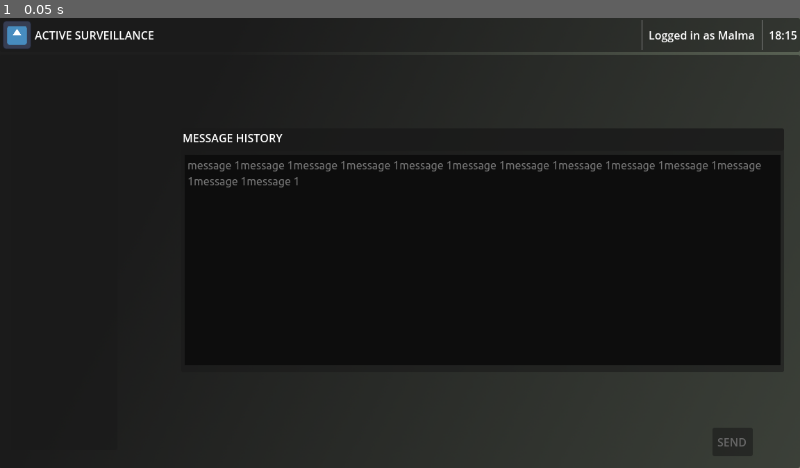
Above: before the commit, frame 1.
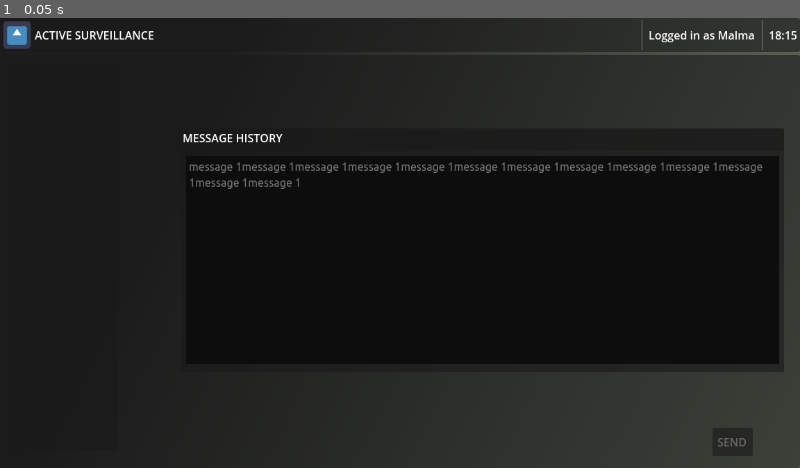
Above: after the commit, the same moment.

Repository: Mastoast/LDJam53
Game: Godot game, scene res://scenes/screen.tscn
Same seed, same stepped clock (60 frames per second), same inputs: the game is played once before the commit and once after it. The engine's default icon, where the game draws it, is replaced by a stand-in: a white triangle on a blue panel in a dark square.
Inputs:
- Up to frame 1 (0.05 s): no input

The runs differ from the first frame. In frame 1, 1.0% of the frame differs, in the area x 23-98%, y 31-78%.

Commit message:
hector_scene

Diff:
--- /dev/null
+++ b/scenes/screen_hector.tscn
@@ -0,0 +1,549 @@
+[gd_scene load_steps=7 format=3 uid="uid://hw6qawpbi8am"]
+
+[ext_resource type="Theme" uid="uid://lkbwdl03g4jg" path="res://themes/desktop.tres" id="1_h7qyw"]
+[ext_resource type="Texture2D" uid="uid://cqvmpp3h52nth" path="res://sprites/background.png" id="2_5fb65"]
+[ext_resource type="Texture2D" uid="uid://ddb0espyq3xlr" path="res://icon.svg" id="3_6wdp7"]
+
+[sub_resource type="Gradient" id="Gradient_cgybt"]
+offsets = PackedFloat32Array(0, 0.894977, 1)
+colors = PackedColorArray(0, 0, 0, 1, 0.203922, 0.203922, 0.203922, 0, 1, 1, 1, 0)
+
+[sub_resource type="GradientTexture1D" id="GradientTexture1D_vsxg5"]
+gradient = SubResource("Gradient_cgybt")
+
+[sub_resource type="LabelSettings" id="LabelSettings_wukiv"]
+font_size = 12
+font_color = Color(0.580392, 0.580392, 0.580392, 1)
+
+[node name="Control" type="Control"]
+layout_mode = 3
+anchors_preset = 0
+offset_right = 1152.0
+offset_bottom = 648.0
+theme = ExtResource("1_h7qyw")
+
+[node name="Background" type="Sprite2D" parent="."]
+position = Vector2(576, 324)
+texture = ExtResource("2_5fb65")
+
+[node name="Button" type="Button" parent="."]
+layout_mode = 1
+anchors_preset = -1
+offset_left = 1026.0
+offset_top = 590.0
+offset_right = 1084.0
+offset_bottom = 631.0
+grow_horizontal = 0
+text = "SEND"
+
+[node name="VBoxContainer" type="VBoxContainer" parent="."]
+layout_mode = 1
+anchors_preset = 15
+anchor_right = 1.0
+anchor_bottom = 1.0
+grow_horizontal = 2
+grow_vertical = 2
+
+[node name="head" type="Panel" parent="VBoxContainer"]
+layout_mode = 2
+size_flags_vertical = 3
+
+[node name="Sprite2D" type="Sprite2D" parent="VBoxContainer/head"]
+visible = false
+position = Vector2(576, 22)
+scale = Vector2(4.5, 44)
+texture = SubResource("GradientTexture1D_vsxg5")
+
+[node name="MarginContainer" type="MarginContainer" parent="VBoxContainer/head"]
+layout_mode = 1
+anchors_preset = 15
+anchor_right = 1.0
+anchor_bottom = 1.0
+grow_horizontal = 2
+grow_vertical = 2
+size_flags_horizontal = 3
+theme_override_constants/margin_left = 4
+theme_override_constants/margin_top = 4
+theme_override_constants/margin_right = 4
+theme_override_constants/margin_bottom = 4
+
+[node name="HBoxContainer" type="HBoxContainer" parent="VBoxContainer/head/MarginContainer"]
+layout_mode = 2
+theme_override_constants/separation = 5
+
+[node name="logo" type="TextureRect" parent="VBoxContainer/head/MarginContainer/HBoxContainer"]
+layout_mode = 2
+texture = ExtResource("3_6wdp7")
+expand_mode = 3
+
+[node name="company_name" type="Label" parent="VBoxContainer/head/MarginContainer/HBoxContainer"]
+layout_mode = 2
+size_flags_horizontal = 3
+text = "ACTIVE SURVEILLANCE"
+vertical_alignment = 1
+
+[node name="VSeparator2" type="VSeparator" parent="VBoxContainer/head/MarginContainer/HBoxContainer"]
+layout_mode = 2
+
+[node name="logged_in" type="Label" parent="VBoxContainer/head/MarginContainer/HBoxContainer"]
+layout_mode = 2
+text = "Logged in as Malma"
+vertical_alignment = 1
+
+[node name="VSeparator" type="VSeparator" parent="VBoxContainer/head/MarginContainer/HBoxContainer"]
+layout_mode = 2
+
+[node name="time" type="Label" parent="VBoxContainer/head/MarginContainer/HBoxContainer"]
+layout_mode = 2
+text = "18:15"
+vertical_alignment = 1
+
+[node name="desktop" type="Panel" parent="VBoxContainer"]
+layout_mode = 2
+size_flags_vertical = 3
+size_flags_stretch_ratio = 12.0
+
+[node name="window3" type="Panel" parent="VBoxContainer/desktop"]
+layout_mode = 0
+offset_left = 261.0
+offset_top = 106.0
+offset_right = 1129.0
+offset_bottom = 457.0
+size_flags_horizontal = 3
+size_flags_stretch_ratio = 5.0
+
+[node name="Panel" type="Panel" parent="VBoxContainer/desktop/window3"]
+layout_mode = 1
+anchors_preset = 10
+anchor_right = 1.0
+offset_bottom = 32.0
+grow_horizontal = 2
+
+[node name="Label" type="Label" parent="VBoxContainer/desktop/window3/Panel"]
+layout_mode = 1
+anchors_preset = 10
+anchor_right = 1.0
+offset_left = 2.0
+offset_top = 2.0
+offset_right = 2.0
+offset_bottom = 28.0
+grow_horizontal = 2
+text = "MESSAGE HISTORY"
+
+[node name="MarginContainer" type="MarginContainer" parent="VBoxContainer/desktop/window3"]
+layout_mode = 1
+anchors_preset = 15
+anchor_right = 1.0
+anchor_bottom = 1.0
+offset_top = 33.0
+grow_horizontal = 2
+grow_vertical = 2
+theme_override_constants/margin_left = 5
+theme_override_constants/margin_top = 5
+theme_override_constants/margin_right = 5
+theme_override_constants/margin_bottom = 10
+
+[node name="ScrollContainer" type="ScrollContainer" parent="VBoxContainer/desktop/window3/MarginContainer"]
+layout_mode = 2
+
+[node name="TextEdit" type="TextEdit" parent="VBoxContainer/desktop/window3/MarginContainer/ScrollContainer"]
+layout_mode = 2
+size_flags_horizontal = 3
+size_flags_vertical = 3
+text = "message 1message 1message 1message 1message 1message 1message 1message 1message 1message 1message 1message 1message 1"
+editable = false
+context_menu_enabled = false
+shortcut_keys_enabled = false
+selecting_enabled = false
+deselect_on_focus_loss_enabled = false
+drag_and_drop_selection_enabled = false
+virtual_keyboard_enabled = false
+middle_mouse_paste_enabled = false
+wrap_mode = 1
+
+[node name="events_window" type="Panel" parent="VBoxContainer/desktop"]
+layout_mode = 1
+anchors_preset = 9
+anchor_bottom = 1.0
+offset_left = 16.0
+offset_top = 23.0
+offset_right = 248.0
+offset_bottom = -26.0
+grow_vertical = 2
+size_flags_horizontal = 3
+
+[node name="MarginContainer" type="MarginContainer" parent="VBoxContainer/desktop/events_window"]
+layout_mode = 1
+anchors_preset = 15
+anchor_right = 1.0
+anchor_bottom = 1.0
+grow_horizontal = 2
+grow_vertical = 2
+theme_override_constants/margin_left = 4
+theme_override_constants/margin_top = 4
+theme_override_constants/margin_right = 4
+theme_override_constants/margin_bottom = 4
+
+[node name="VBoxContainer" type="VBoxContainer" parent="VBoxContainer/desktop/events_window/MarginContainer"]
+layout_mode = 2
+
+[node name="border" type="Panel" parent="VBoxContainer/desktop/events_window/MarginContainer/VBoxContainer"]
+custom_minimum_size = Vector2(0, 25)
+layout_mode = 2
+
+[node name="border_title" type="Label" parent="VBoxContainer/desktop/events_window/MarginContainer/VBoxContainer/border"]
+layout_mode = 1
+anchors_preset = 15
+anchor_right = 1.0
+anchor_bottom = 1.0
+grow_horizontal = 2
+grow_vertical = 2
+text = "INCOMING CALLS"
+
+[node name="ScrollContainer" type="ScrollContainer" parent="VBoxContainer/desktop/events_window/MarginContainer/VBoxContainer"]
+layout_mode = 2
+size_flags_vertical = 3
+
+[node name="event_list" type="VBoxContainer" parent="VBoxContainer/desktop/events_window/MarginContainer/VBoxContainer/ScrollContainer"]
+layout_mode = 2
+size_flags_horizontal = 3
+size_flags_vertical = 3
+theme_override_constants/separation = 7
+
+[node name="communication_event" type="Button" parent="VBoxContainer/desktop/events_window/MarginContainer/VBoxContainer/ScrollContainer/event_list"]
+custom_minimum_size = Vector2(200, 50)
+layout_mode = 2
+
+[node name="VBoxContainer" type="VBoxContainer" parent="VBoxContainer/desktop/events_window/MarginContainer/VBoxContainer/ScrollContainer/event_list/communication_event"]
+layout_mode = 1
+anchors_preset = 15
+anchor_right = 1.0
+anchor_bottom = 1.0
+grow_horizontal = 2
+grow_vertical = 2
+
+[node name="character_name" type="Label" parent="VBoxContainer/desktop/events_window/MarginContainer/VBoxContainer/ScrollContainer/event_list/communication_event/VBoxContainer"]
+layout_mode = 2
+size_flags_vertical = 3
+text = "Claude Pieplu"
+vertical_alignment = 2
+text_overrun_behavior = 3
+
+[node name="message_overview" type="Label" parent="VBoxContainer/desktop/events_window/MarginContainer/VBoxContainer/ScrollContainer/event_list/communication_event/VBoxContainer"]
+layout_mode = 2
+size_flags_vertical = 3
+text = "Il parait que ce texte est interessant et incomplet"
+label_settings = SubResource("LabelSettings_wukiv")
+text_overrun_behavior = 3
+
+[node name="communication_event2" type="Button" parent="VBoxContainer/desktop/events_window/MarginContainer/VBoxContainer/ScrollContainer/event_list"]
+custom_minimum_size = Vector2(200, 50)
+layout_mode = 2
+
+[node name="VBoxContainer" type="VBoxContainer" parent="VBoxContainer/desktop/events_window/MarginContainer/VBoxContainer/ScrollContainer/event_list/communication_event2"]
+layout_mode = 1
+anchors_preset = 15
+anchor_right = 1.0
+anchor_bottom = 1.0
+grow_horizontal = 2
+grow_vertical = 2
+
+[node name="character_name" type="Label" parent="VBoxContainer/desktop/events_window/MarginContainer/VBoxContainer/ScrollContainer/event_list/communication_event2/VBoxContainer"]
+layout_mode = 2
+size_flags_vertical = 3
+text = "Claude Pieplu"
+vertical_alignment = 2
+text_overrun_behavior = 3
+
+[node name="message_overview" type="Label" parent="VBoxContainer/desktop/events_window/MarginContainer/VBoxContainer/ScrollContainer/event_list/communication_event2/VBoxContainer"]
+layout_mode = 2
+size_flags_vertical = 3
+text = "Il parait que ce texte est interessant et incomplet"
+label_settings = SubResource("LabelSettings_wukiv")
+text_overrun_behavior = 3
+
+[node name="communication_event3" type="Button" parent="VBoxContainer/desktop/events_window/MarginContainer/VBoxContainer/ScrollContainer/event_list"]
+custom_minimum_size = Vector2(200, 50)
+layout_mode = 2
+
+[node name="VBoxContainer" type="VBoxContainer" parent="VBoxContainer/desktop/events_window/MarginContainer/VBoxContainer/ScrollContainer/event_list/communication_event3"]
+layout_mode = 1
+anchors_preset = 15
+anchor_right = 1.0
+anchor_bottom = 1.0
+grow_horizontal = 2
+grow_vertical = 2
+
+[node name="character_name" type="Label" parent="VBoxContainer/desktop/events_window/MarginContainer/VBoxContainer/ScrollContainer/event_list/communication_event3/VBoxContainer"]
+layout_mode = 2
+size_flags_vertical = 3
+text = "Claude Pieplu"
+vertical_alignment = 2
+text_overrun_behavior = 3
+
+[node name="message_overview" type="Label" parent="VBoxContainer/desktop/events_window/MarginContainer/VBoxContainer/ScrollContainer/event_list/communication_event3/VBoxContainer"]
+layout_mode = 2
+size_flags_vertical = 3
+text = "Il parait que ce texte est interessant et incomplet"
+label_settings = SubResource("LabelSettings_wukiv")
+text_overrun_behavior = 3
+
+[node name="communication_event4" type="Button" parent="VBoxContainer/desktop/events_window/MarginContainer/VBoxContainer/ScrollContainer/event_list"]
+custom_minimum_size = Vector2(200, 50)
+layout_mode = 2
+
+[node name="VBoxContainer" type="VBoxContainer" parent="VBoxContainer/desktop/events_window/MarginContainer/VBoxContainer/ScrollContainer/event_list/communication_event4"]
+layout_mode = 1
+anchors_preset = 15
+anchor_right = 1.0
+anchor_bottom = 1.0
+grow_horizontal = 2
+grow_vertical = 2
+
+[node name="character_name" type="Label" parent="VBoxContainer/desktop/events_window/MarginContainer/VBoxContainer/ScrollContainer/event_list/communication_event4/VBoxContainer"]
+layout_mode = 2
+size_flags_vertical = 3
+text = "Claude Pieplu"
+vertical_alignment = 2
+text_overrun_behavior = 3
+
+[node name="message_overview" type="Label" parent="VBoxContainer/desktop/events_window/MarginContainer/VBoxContainer/ScrollContainer/event_list/communication_event4/VBoxContainer"]
+layout_mode = 2
+size_flags_vertical = 3
+text = "Il parait que ce texte est interessant et incomplet"
+label_settings = SubResource("LabelSettings_wukiv")
+text_overrun_behavior = 3
+
+[node name="communication_event5" type="Button" parent="VBoxContainer/desktop/events_window/MarginContainer/VBoxContainer/ScrollContainer/event_list"]
+custom_minimum_size = Vector2(200, 50)
+layout_mode = 2
+
+[node name="VBoxContainer" type="VBoxContainer" parent="VBoxContainer/desktop/events_window/MarginContainer/VBoxContainer/ScrollContainer/event_list/communication_event5"]
+layout_mode = 1
+anchors_preset = 15
+anchor_right = 1.0
+anchor_bottom = 1.0
+grow_horizontal = 2
+grow_vertical = 2
+
+[node name="character_name" type="Label" parent="VBoxContainer/desktop/events_window/MarginContainer/VBoxContainer/ScrollContainer/event_list/communication_event5/VBoxContainer"]
+layout_mode = 2
+size_flags_vertical = 3
+text = "Claude Pieplu"
+vertical_alignment = 2
+text_overrun_behavior = 3
+
+[node name="message_overview" type="Label" parent="VBoxContainer/desktop/events_window/MarginContainer/VBoxContainer/ScrollContainer/event_list/communication_event5/VBoxContainer"]
+layout_mode = 2
+size_flags_vertical = 3
+text = "Il parait que ce texte est interessant et incomplet"
+label_settings = SubResource("LabelSettings_wukiv")
+text_overrun_behavior = 3
+
+[node name="communication_event6" type="Button" parent="VBoxContainer/desktop/events_window/MarginContainer/VBoxContainer/ScrollContainer/event_list"]
+custom_minimum_size = Vector2(200, 50)
+layout_mode = 2
+
+[node name="VBoxContainer" type="VBoxContainer" parent="VBoxContainer/desktop/events_window/MarginContainer/VBoxContainer/ScrollContainer/event_list/communication_event6"]
+layout_mode = 1
+anchors_preset = 15
+anchor_right = 1.0
+anchor_bottom = 1.0
+grow_horizontal = 2
+grow_vertical = 2
+
+[node name="character_name" type="Label" parent="VBoxContainer/desktop/events_window/MarginContainer/VBoxContainer/ScrollContainer/event_list/communication_event6/VBoxContainer"]
+layout_mode = 2
+size_flags_vertical = 3
+text = "Claude Pieplu"
+vertical_alignment = 2
+text_overrun_behavior = 3
+
+[node name="message_overview" type="Label" parent="VBoxContainer/desktop/events_window/MarginContainer/VBoxContainer/ScrollContainer/event_list/communication_event6/VBoxContainer"]
+layout_mode = 2
+size_flags_vertical = 3
+text = "Il parait que ce texte est interessant et incomplet"
+label_settings = SubResource("LabelSettings_wukiv")
+text_overrun_behavior = 3
+
+[node name="communication_event7" type="Button" parent="VBoxContainer/desktop/events_window/MarginContainer/VBoxContainer/ScrollContainer/event_list"]
+custom_minimum_size = Vector2(200, 50)
+layout_mode = 2
+
+[node name="VBoxContainer" type="VBoxContainer" parent="VBoxContainer/desktop/events_window/MarginContainer/VBoxContainer/ScrollContainer/event_list/communication_event7"]
+layout_mode = 1
+anchors_preset = 15
+anchor_right = 1.0
+anchor_bottom = 1.0
+grow_horizontal = 2
+grow_vertical = 2
+
+[node name="character_name" type="Label" parent="VBoxContainer/desktop/events_window/MarginContainer/VBoxContainer/ScrollContainer/event_list/communication_event7/VBoxContainer"]
+layout_mode = 2
+size_flags_vertical = 3
+text = "Claude Pieplu"
+vertical_alignment = 2
+text_overrun_behavior = 3
+
+[node name="message_overview" type="Label" parent="VBoxContainer/desktop/events_window/MarginContainer/VBoxContainer/ScrollContainer/event_list/communication_event7/VBoxContainer"]
+layout_mode = 2
+size_flags_vertical = 3
+text = "Il parait que ce texte est interessant et incomplet"
+label_settings = SubResource("LabelSettings_wukiv")
+text_overrun_behavior = 3
+
+[node name="communication_event8" type="Button" parent="VBoxContainer/desktop/events_window/MarginContainer/VBoxContainer/ScrollContainer/event_list"]
+custom_minimum_size = Vector2(200, 50)
+layout_mode = 2
+
+[node name="VBoxContainer" type="VBoxContainer" parent="VBoxContainer/desktop/events_window/MarginContainer/VBoxContainer/ScrollContainer/event_list/communication_event8"]
+layout_mode = 1
+anchors_preset = 15
+anchor_right = 1.0
+anchor_bottom = 1.0
+grow_horizontal = 2
+grow_vertical = 2
+
+[node name="character_name" type="Label" parent="VBoxContainer/desktop/events_window/MarginContainer/VBoxContainer/ScrollContainer/event_list/communication_event8/VBoxContainer"]
+layout_mode = 2
+size_flags_vertical = 3
+text = "Claude Pieplu"
+vertical_alignment = 2
+text_overrun_behavior = 3
+
+[node name="message_overview" type="Label" parent="VBoxContainer/desktop/events_window/MarginContainer/VBoxContainer/ScrollContainer/event_list/communication_event8/VBoxContainer"]
+layout_mode = 2
+size_flags_vertical = 3
+text = "Il parait que ce texte est interessant et incomplet"
+label_settings = SubResource("LabelSettings_wukiv")
+text_overrun_behavior = 3
+
+[node name="communication_event9" type="Button" parent="VBoxContainer/desktop/events_window/MarginContainer/VBoxContainer/ScrollContainer/event_list"]
+custom_minimum_size = Vector2(200, 50)
+layout_mode = 2
+
+[node name="VBoxContainer" type="VBoxContainer" parent="VBoxContainer/desktop/events_window/MarginContainer/VBoxContainer/ScrollContainer/event_list/communication_event9"]
+layout_mode = 1
+anchors_preset = 15
+anchor_right = 1.0
+anchor_bottom = 1.0
+grow_horizontal = 2
+grow_vertical = 2
+
+[node name="character_name" type="Label" parent="VBoxContainer/desktop/events_window/MarginContainer/VBoxContainer/ScrollContainer/event_list/communication_event9/VBoxContainer"]
+layout_mode = 2
+size_flags_vertical = 3
+text = "Claude Pieplu"
+vertical_alignment = 2
+text_overrun_behavior = 3
+
+[node name="message_overview" type="Label" parent="VBoxContainer/desktop/events_window/MarginContainer/VBoxContainer/ScrollContainer/event_list/communication_event9/VBoxContainer"]
+layout_mode = 2
+size_flags_vertical = 3
+text = "Il parait que ce texte est interessant et incomplet"
+label_settings = SubResource("LabelSettings_wukiv")
+text_overrun_behavior = 3
+
+[node name="communication_event10" type="Button" parent="VBoxContainer/desktop/events_window/MarginContainer/VBoxContainer/ScrollContainer/event_list"]
+custom_minimum_size = Vector2(200, 50)
+layout_mode = 2
+
+[node name="VBoxContainer" type="VBoxContainer" parent="VBoxContainer/desktop/events_window/MarginContainer/VBoxContainer/ScrollContainer/event_list/communication_event10"]
+layout_mode = 1
+anchors_preset = 15
+anchor_right = 1.0
+anchor_bottom = 1.0
+grow_horizontal = 2
+grow_vertical = 2
+
+[node name="character_name" type="Label" parent="VBoxContainer/desktop/events_window/MarginContainer/VBoxContainer/ScrollContainer/event_list/communication_event10/VBoxContainer"]
+layout_mode = 2
+size_flags_vertical = 3
+text = "Claude Pieplu"
+vertical_alignment = 2
+text_overrun_behavior = 3
+
+[node name="message_overview" type="Label" parent="VBoxContainer/desktop/events_window/MarginContainer/VBoxContainer/ScrollContainer/event_list/communication_event10/VBoxContainer"]
+layout_mode = 2
+size_flags_vertical = 3
+text = "Il parait que ce texte est interessant et incomplet"
+label_settings = SubResource("LabelSettings_wukiv")
+text_overrun_behavior = 3
+
+[node name="communication_event11" type="Button" parent="VBoxContainer/desktop/events_window/MarginContainer/VBoxContainer/ScrollContainer/event_list"]
+custom_minimum_size = Vector2(200, 50)
+layout_mode = 2
+
+[node name="VBoxContainer" type="VBoxContainer" parent="VBoxContainer/desktop/events_window/MarginContainer/VBoxContainer/ScrollContainer/event_list/communication_event11"]
+layout_mode = 1
+anchors_preset = 15
+anchor_right = 1.0
+anchor_bottom = 1.0
+grow_horizontal = 2
+grow_vertical = 2
+
+[node name="character_name" type="Label" parent="VBoxContainer/desktop/events_window/MarginContainer/VBoxContainer/ScrollContainer/event_list/communication_event11/VBoxContainer"]
+layout_mode = 2
+size_flags_vertical = 3
+text = "Claude Pieplu"
+vertical_alignment = 2
+text_overrun_behavior = 3
+
+[node name="message_overview" type="Label" parent="VBoxContainer/desktop/events_window/MarginContainer/VBoxContainer/ScrollContainer/event_list/communication_event11/VBoxContainer"]
+layout_mode = 2
+size_flags_vertical = 3
+text = "Il parait que ce texte est interessant et incomplet"
+label_settings = SubResource("LabelSettings_wukiv")
+text_overrun_behavior = 3
+
+[node name="communication_event12" type="Button" parent="VBoxContainer/desktop/events_window/MarginContainer/VBoxContainer/ScrollContainer/event_list"]
+custom_minimum_size = Vector2(200, 50)
+layout_mode = 2
+
+[node name="VBoxContainer" type="VBoxContainer" parent="VBoxContainer/desktop/events_window/MarginContainer/VBoxContainer/ScrollContainer/event_list/communication_event12"]
+layout_mode = 1
+anchors_preset = 15
+anchor_right = 1.0
+anchor_bottom = 1.0
+grow_horizontal = 2
+grow_vertical = 2
+
+[node name="character_name" type="Label" parent="VBoxContainer/desktop/events_window/MarginContainer/VBoxContainer/ScrollContainer/event_list/communication_event12/VBoxContainer"]
+layout_mode = 2
+size_flags_vertical = 3
+text = "Claude Pieplu"
+vertical_alignment = 2
+text_overrun_behavior = 3
+
+[node name="message_overview" type="Label" parent="VBoxContainer/desktop/events_window/MarginContainer/VBoxContainer/ScrollContainer/event_list/communication_event12/VBoxContainer"]
+layout_mode = 2
+size_flags_vertical = 3
+text = "Il parait que ce texte est interessant et incomplet"
+label_settings = SubResource("LabelSettings_wukiv")
+text_overrun_behavior = 3
+
+[node name="communication_event13" type="Button" parent="VBoxContainer/desktop/events_window/MarginContainer/VBoxContainer/ScrollContainer/event_list"]
+custom_minimum_size = Vector2(200, 50)
+layout_mode = 2
+
+[node name="VBoxContainer" type="VBoxContainer" parent="VBoxContainer/desktop/events_window/MarginContainer/VBoxContainer/ScrollContainer/event_list/communication_event13"]
+layout_mode = 1
+anchors_preset = 15
+anchor_right = 1.0
+anchor_bottom = 1.0
+grow_horizontal = 2
+grow_vertical = 2
+
+[node name="character_name" type="Label" parent="VBoxContainer/desktop/events_window/MarginContainer/VBoxContainer/ScrollContainer/event_list/communication_event13/VBoxContainer"]
+layout_mode = 2
+size_flags_vertical = 3
+text = "Claude Pieplu"
+vertical_alignment = 2
+text_overrun_behavior = 3
+
+[node name="message_overview" type="Label" parent="VBoxContainer/desktop/events_window/MarginContainer/VBoxContainer/ScrollContainer/event_list/communication_event13/VBoxContainer"]
+layout_mode = 2
+size_flags_vertical = 3
+text = "Il parait que ce texte est interessant et incomplet"
+label_settings = SubResource("LabelSettings_wukiv")
+text_overrun_behavior = 3
--- a/themes/desktop.tres
+++ b/themes/desktop.tres
@@ -1,9 +1,27 @@
-[gd_resource type="Theme" load_steps=2 format=3 uid="uid://lkbwdl03g4jg"]
+[gd_resource type="Theme" load_steps=6 format=3 uid="uid://lkbwdl03g4jg"]
 
 [ext_resource type="FontFile" uid="uid://bbqsv3m0wu4mi" path="res://font/Ubuntu-Regular.ttf" id="1_sdf7p"]
 
+[sub_resource type="StyleBoxEmpty" id="StyleBoxEmpty_lr3mb"]
+content_margin_left = 2.0
+content_margin_top = 2.0
+content_margin_right = 2.0
+content_margin_bottom = 2.0
+
+[sub_resource type="StyleBoxFlat" id="StyleBoxFlat_srd0y"]
+
+[sub_resource type="StyleBoxFlat" id="StyleBoxFlat_hqkm6"]
+bg_color = Color(0.721569, 0.721569, 0.721569, 1)
+
+[sub_resource type="StyleBoxFlat" id="StyleBoxFlat_t4o3n"]
+bg_color = Color(0.721569, 0.721569, 0.721569, 1)
+
 [resource]
 LineEdit/colors/font_color = Color(1, 1, 1, 1)
+ScrollContainer/styles/panel = SubResource("StyleBoxEmpty_lr3mb")
 TextEdit/colors/background_color = Color(0.0509804, 0.0509804, 0.0509804, 1)
 TextEdit/fonts/font = ExtResource("1_sdf7p")
+VScrollBar/styles/grabber = SubResource("StyleBoxFlat_srd0y")
+VScrollBar/styles/grabber_highlight = SubResource("StyleBoxFlat_hqkm6")
+VScrollBar/styles/grabber_pressed = SubResource("StyleBoxFlat_t4o3n")
 VSeparator/constants/separation = 10
Empty file removed: scripts/window.gd
